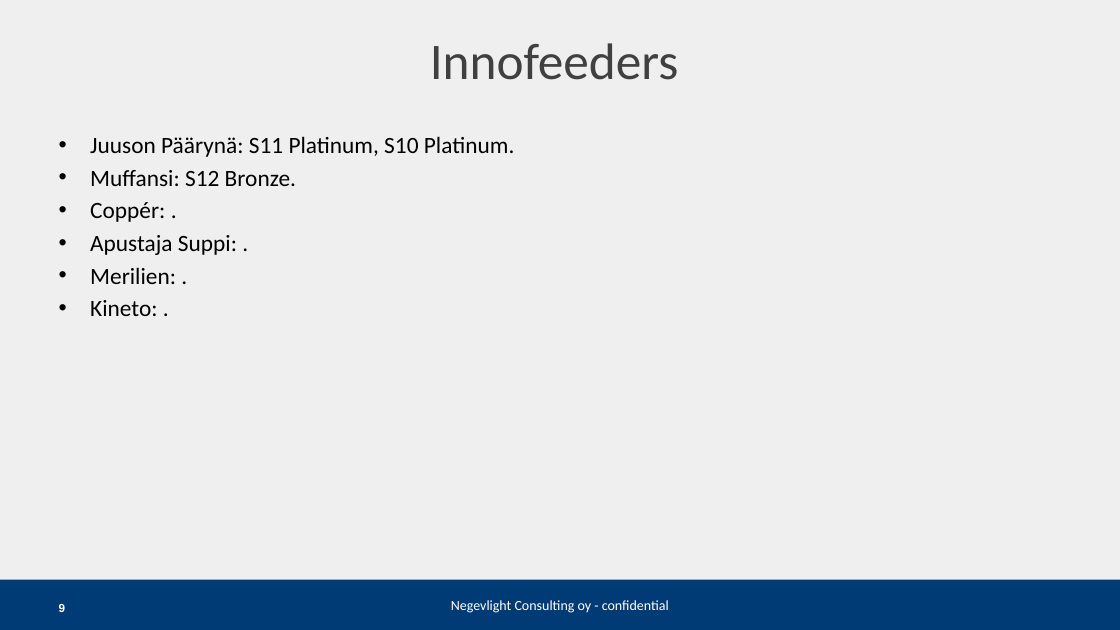
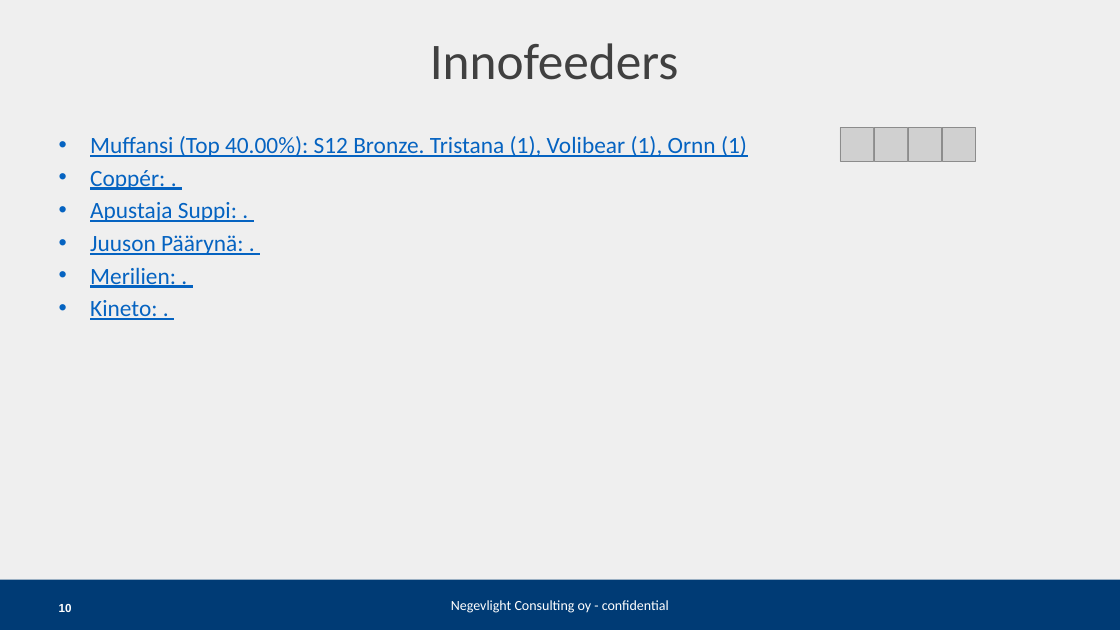
Before and after one commit to OtsoHellman/kanaliiga-scrape, a slide deck: slide 10 of Kanaliiga lol Season 5.pptx (slide 9 before the commit). Drawn at 1120x630 pixels with LibreOffice and Linux fonts; fonts in the diff are those of the drawing; grey boxes stand for pictures. Boxes give left, top, right and bottom in pixels: in the first picture for what was removed or moved away, otherwise in the second. Text is boxed around its words. In the diff, an @@ line names an element or a change of style, - is before the commit and + after.

```diff
--- a/Kanaliiga lol Season 5.pptx
+++ b/Kanaliiga lol Season 5.pptx
@@ text at (90,136,747,157): text changed; text colour #000000 to #0563C1 @@
-• Juuson Päärynä: S11 Platinum, S10 Platinum.
-• Muffansi: S12 Bronze.
+• Muffansi (Top 40.00%): S12 Bronze. Tristana (1), Volibear (1), Ornn (1)
@@ picture added at (840,128,874,161) @@
@@ picture added at (874,128,907,161) @@
@@ picture added at (908,128,942,161) @@
@@ picture added at (942,128,975,161) @@
@@ text at (90,170,237,320): text colour #000000 to #0563C1, underline on in "Coppér: .", "Apustaja Suppi: .", "Merilien: .", "Kineto: ." @@
@@ text at (90,235,243,255): paragraph added @@
+• Juuson Päärynä: .
@@ page number at (59,604,72,612): text changed @@
-9
+10
```
Also in this commit, not shown: 6 other slides changed, 2 slides added, 1 slide removed, 13 other files.
